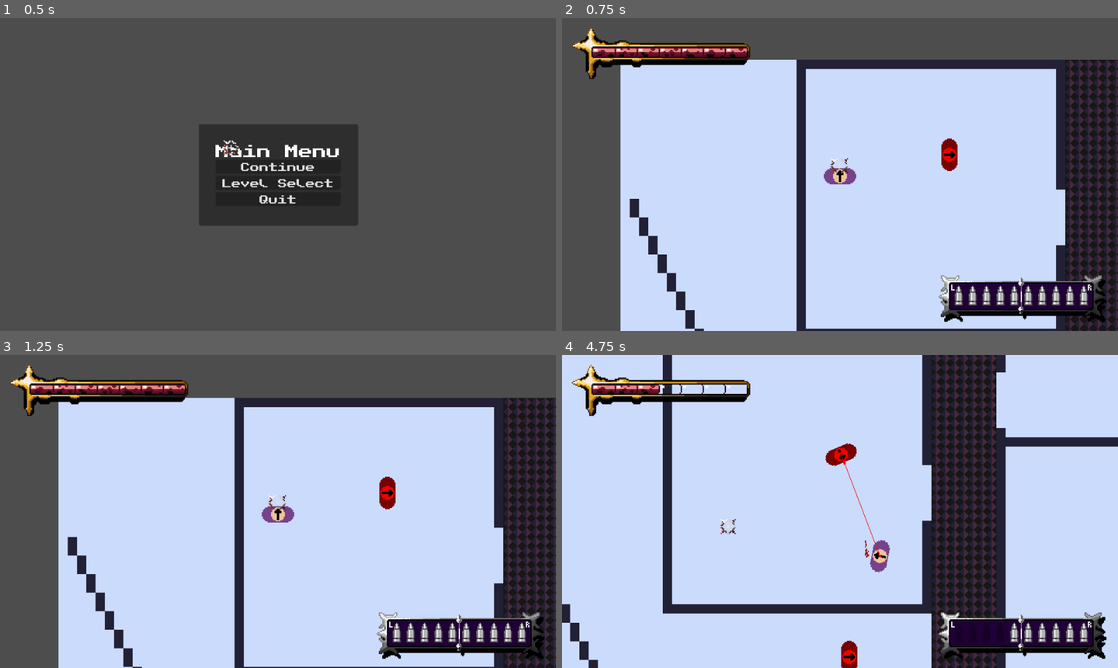
Above: before the commit, frames 1-4 (two rows, left to right).
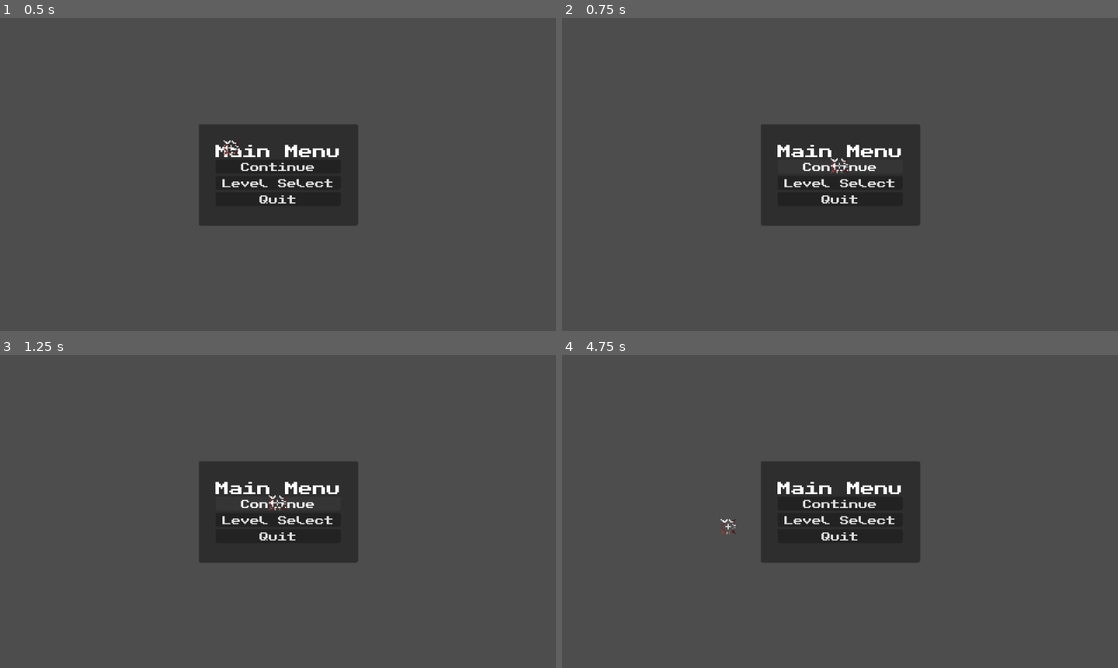
Above: after the commit, the same moments.

Repository: callumrann/gmtk-jam
Game: Godot game, scene res://scenes/main.tscn
The game is run twice, just before and just after one commit, with the same random seed, the same clock (stepped at 60 frames per second) and the same inputs. Sound files missing from this copy of the repository are replaced by a short silence.
Inputs (mouse positions are in pixels of both pictures, inside the frame that each line leads up to):
- Up to frame 1 (0.5 s): no input
- Up to frame 2 (0.75 s): click "Continue" at 0.5 s
- Up to frame 3 (1.25 s): no input
- Up to frame 4 (4.75 s): click (840, 502) at 1.25 s, where only the run after the commit has a clickable "Continue"; click (840, 517) at 2 s, where only the run after the commit has a clickable "Level Select"; click (840, 642) at 2.75 s, where only the run after the commit has a clickable "Main Menu"; move the mouse to (962, 495) at 3.52 s; hold D (move_right) 3.53-4.28 s; tap E (interact) at 3.6 s; move the mouse to (728, 527) at 4.27 s; hold S (move_down) from 4.28 s (still down); click (728, 527) at 4.35 s

Frame 1 is identical in both runs. In frame 2, 79% of the frame differs, in the area x 1-100%, y 3-100%; in frame 3, 78%; in frame 4, 100%, in the area x 0-100%, y 0-100%.

Commit message:
Update main menu script, levels loader, audiomanager and create audio transition
main menu script: edited to not play music on start, and to DELAY 4 SECONDS BEFORE START (can change line 9 in main_menu to comment if it's a pain - though i think it feels a little better that way)

levels_loader.gd: does not play stage_1_intro which is now the button's job. will play the main menu intro when main menu pressed.

added an intro that plays before the main loop so that its not jarring and the intro won't repeatedly play every time either. for polish, added a play_transition function to audio manager which will allow the white noise to ramp up in volume before switching the bgm.

Diff:
--- a/scripts/autoloads/audio_manager.gd
+++ b/scripts/autoloads/audio_manager.gd
@@ -1,6 +1,8 @@
 extends Node
 
 @onready var bgm_player: AudioStreamPlayer = AudioStreamPlayer.new()
+
+var current_music := ""
 
 const SFX := {
 	"click": preload("res://assets/audio/click.wav"),
@@ -13,14 +15,19 @@
 }
 
 const MUSIC := {
-	"menu": preload("res://assets/audio/menu_music.wav"),
-	"stage_1": preload("res://assets/audio/stage_1_music.wav"),
+	"menu_intro": preload("res://assets/audio/menu_music_intro.wav"),
+	"menu_loop": preload("res://assets/audio/menu_music_loop.wav"),
+	"stage_1_intro": preload("res://assets/audio/stage_1_music_intro.wav"),
+	"stage_1_loop": preload("res://assets/audio/stage_1_music_loop.wav"),
 }
 
 func _ready() -> void:
 	add_child(bgm_player)
+
 	bgm_player.bus = "Music"
-	play_music("menu", -10)
+
+	bgm_player.finished.connect(_on_music_finished)
+	play_music("menu_intro", -5)
 
 # So all buttons in all scenes play the same sfx
 func update_button_sfx() -> void:
@@ -44,12 +51,39 @@
 		push_warning("Unknown music track: " + track_name)
 		return
 
+	current_music = track_name
+
 	var stream = MUSIC[track_name]
 	if bgm_player.stream == stream and bgm_player.playing:
 		return
 	bgm_player.stream = stream
 	bgm_player.volume_db = volume
 	bgm_player.play()
+
+func play_transition(track_name: String, volume: float = 0.0) -> void: # menu --> stage 1 transition player to play OVER bgm
+	if not MUSIC.has(track_name):
+		push_warning("Unknown music track: " + track_name)
+		return
+
+	var trans_player := AudioStreamPlayer.new()
+	add_child(trans_player)
+	trans_player.stream = MUSIC[track_name]
+	trans_player.volume_db = volume
+	trans_player.bus = "Music"
+	trans_player.play()
+
+	trans_player.finished.connect(func():
+		play_music("stage_1_loop", -5)
+		trans_player.queue_free()
+	)
+
+	await get_tree().create_timer(4).timeout
+	stop_music()
+
+func _on_music_finished() -> void:
+	match current_music:
+		"menu_intro":
+			play_music("menu_loop", -5)
 
 func stop_music() -> void:
 	bgm_player.stop()
--- a/scripts/levels/levels_loader.gd
+++ b/scripts/levels/levels_loader.gd
@@ -10,8 +10,6 @@
 func _ready() -> void:
 	LevelManager.levelsLoader = self
 	load_level(LevelManager.current_level)
-
-	AudioManager.play_music("stage_1", -10)
 
 var levels: Array[String] = [
 	"res://scenes/levels/level1.tscn","res://scenes/levels/level2.tscn",
@@ -65,7 +63,7 @@
 
 func _on_main_menu_pressed() -> void:
 	get_tree().paused = false
-	AudioManager.play_music("menu", -10)
+	AudioManager.play_music("menu_music_intro", -10)
 	SceneManager.show_scene("res://scenes/menus/main_menu.tscn")
 
 '''
--- a/scripts/menus/main_menu.gd
+++ b/scripts/menus/main_menu.gd
@@ -1,9 +1,12 @@
 extends CanvasLayer
 
 func _ready() -> void:
+	pass
 	AudioManager.play_music("menu", -10)
 
 func _on_continue_pressed() -> void:
+	AudioManager.play_transition("stage_1_intro", -10)
+	await get_tree().create_timer(4).timeout
 	SceneManager.show_scene("res://scenes/levels/levels_loader.tscn")
 
 func _on_level_select_pressed() -> void:
Not shown, added: assets/audio/deprecated/old_menu_music.wav.import
Not shown, added: assets/audio/deprecated/old_stage_1_music.wav.import
Not shown, added: assets/audio/deprecated/stage_1_music_intro_old.wav.import
Not shown, removed: assets/audio/menu_music.wav.import
Not shown, added: assets/audio/menu_music_intro.wav.import
Not shown, added: assets/audio/menu_music_loop.wav.import
Not shown, removed: assets/audio/stage_1_music.wav.import
Not shown, added: assets/audio/stage_1_music_intro.wav.import
Not shown, added: assets/audio/stage_1_music_loop.wav.import
Not shown: 1 places in scenes/menus/main_menu.tscn that only renumber resources
Not shown, added: assets/audio/deprecated/old_menu_music.wav
Not shown, added: assets/audio/deprecated/old_stage_1_music.wav
(and 7 more such lines)
